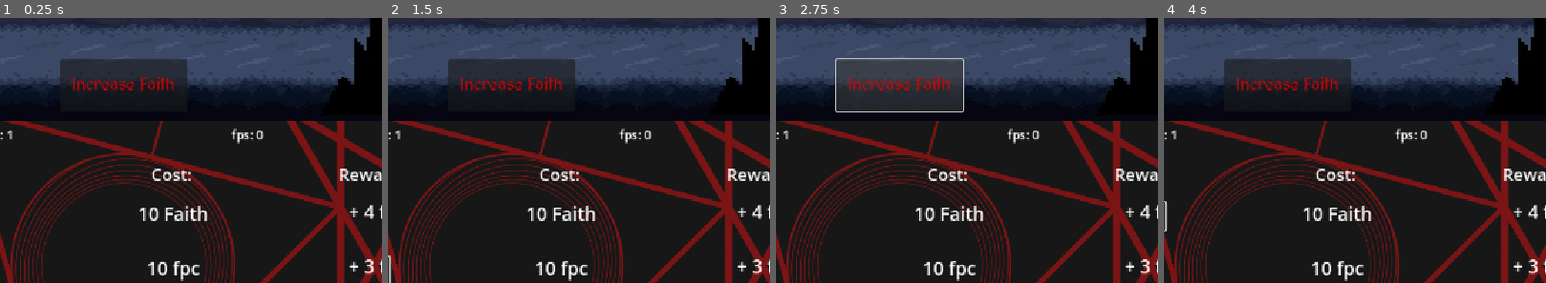
Above: before the commit, frames 1-4 (left to right).
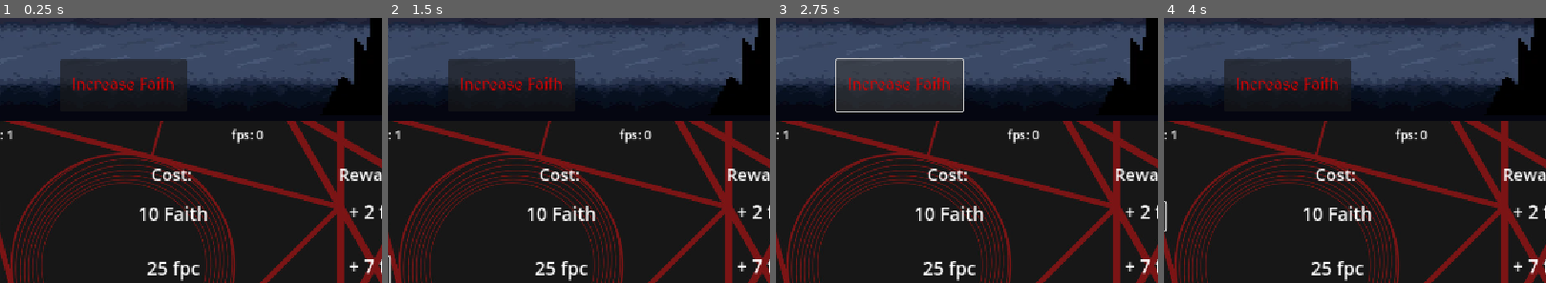
Above: after the commit, the same moments.

Repository: Anexoms/CultJam
Game: Godot game, scene res://main.tscn
The game is run twice, just before and just after one commit, with the same random seed, the same clock (stepped at 60 frames per second) and the same inputs.
Inputs:
- Up to frame 1 (0.25 s): no input
- Up to frame 2 (1.5 s): click "Study religion" at 0.5 s; click "Hire Priest" at 1.25 s
- Up to frame 3 (2.75 s): click "Increase Faith" at 2 s
- Up to frame 4 (4 s): click "Increase Faith" at 2.75 s; click "Study religion" at 3.5 s
The pictures show only the part of the screen within x 34-84%, y 26-76%; the shares and areas given below are measured in that part.

The runs differ from the first frame. In frame 1, 0.4% of the frame differs, in the area x 38-98%, y 70-98%; in frame 2, 0.4%; in frame 3, 0.4%; in frame 4, 0.4%.

Commit message:
[+] rescale

Diff:
--- a/main.gd
+++ b/main.gd
@@ -14,11 +14,13 @@
 @onready var fps = $TextureRect/fps
 
 var upgrade1_cost = 10
+const UPGRADE1_REWARD = 2
 @onready var upgrade1_button = $TextureRect/Upgrade1
 @onready var upgrade1CostLabel = $TextureRect/Upgrade1/Cost
 @onready var upgrade1RewardLabel = $TextureRect/Upgrade1/Reward
 
-var upgrade2_cost = 10
+var upgrade2_cost = 25
+const UPGRADE2_REWARD = 1
 @onready var upgrade2_button = $TextureRect/Upgrade2
 @onready var upgrade2CostLabel = $TextureRect/Upgrade2/Cost
 @onready var upgrade2RewardLabel = $TextureRect/Upgrade2/Reward
@@ -32,37 +34,43 @@
 	update_upg1_label()
 	update_upg2_label()
 
+
 func _process(delta):
 	faith += faith_per_second * delta
 	update_global_infos()
 	update_faith_label()
-	if (followers_will <= faith):
-		for i in range(0, 5):
+
+	if followers_will <= faith:
+		for i in range(5):
 			spawn_sprite()
 			followers += 1
 		followers_will += 500
-	if (followers_will - 500 >= faith && followers != 0):
-		for i in range(0, 5):
+
+	elif followers_will - 500 >= faith and followers != 0:
+		for i in range(5):
 			back.remove_child(back.get_child(0))
 			followers -= 1
 		followers_will -= 500
 
+
 func upgrade1_pressed():
-	if (faith >= upgrade1_cost):
-		faith_per_click += upgrade1_cost / 3 + 1
+	if faith >= upgrade1_cost:
+		faith_per_click += UPGRADE1_REWARD
 		faith -= upgrade1_cost
-		upgrade1_cost += upgrade1_cost + randi_range(4,8)
+		upgrade1_cost *= 1.15
 		update_upg1_label()
+
 
 func update_upg1_label():
 	upgrade1CostLabel.text = str(floor(upgrade1_cost)) + " Faith"
-	upgrade1RewardLabel.text = "+ " + str(floor(upgrade1_cost / 3 + 1)) + " fpc"
+	upgrade1RewardLabel.text = "+ " + str(UPGRADE1_REWARD) + " fpc"
+
 
 func upgrade2_pressed():
 	if (faith_per_click >= upgrade2_cost):
 		faith_per_second += upgrade2_cost / 4 + 1
 		faith_per_click -= upgrade2_cost
-		upgrade2_cost += upgrade2_cost + randi_range(4, 10)
+		upgrade2_cost *= 1.5
 		update_upg2_label()
 
 func update_upg2_label():
@@ -73,19 +81,22 @@
 	faith += faith_per_click
 	update_faith_label()
 
+
 func update_global_infos():
 	fpc.text = "fpc: " + str(floor(faith_per_click))
 	fps.text = "fps: " + str(floor(faith_per_second))
 
+
 func update_faith_label():
 	faith_label.text = "Faith: " + str(floor(faith))
+
 
 func spawn_sprite():
 	var sprite = Sprite2D.new()
 	sprite.texture = load("res://assets/sprites/cultist.png")
 	sprite.position = Vector2(
-		randi_range(220,860),
+		randi_range(220, 860),
 		randi_range(200, 270)
 	)
-	sprite.scale = Vector2(randf_range(0.4,0.6), randf_range(0.4,0.6))
+	sprite.scale = Vector2(randf_range(0.4, 0.6), randf_range(0.4, 0.6))
 	back.add_child(sprite)
